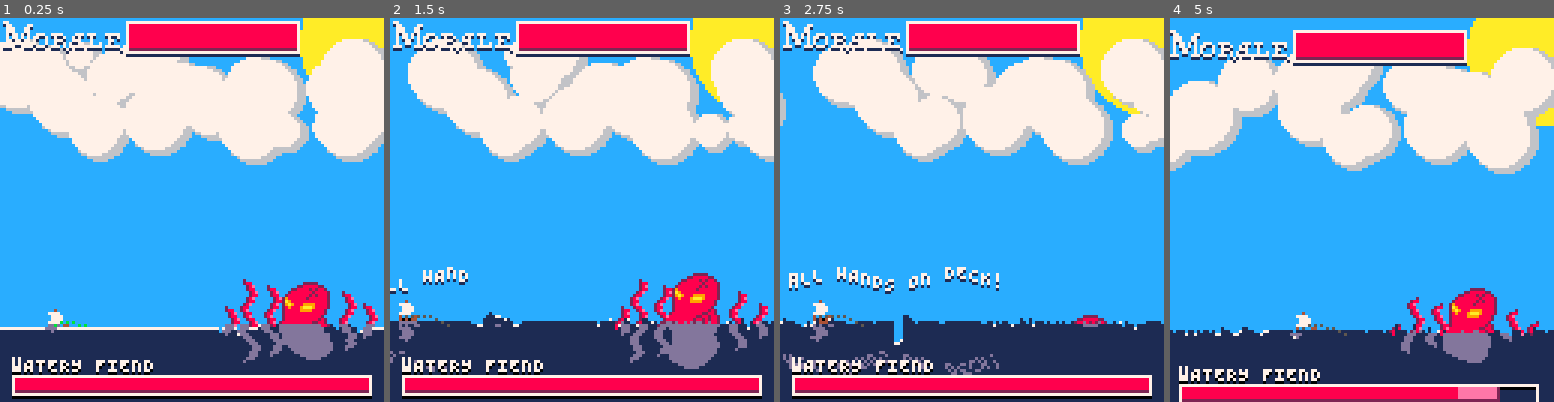
Above: before the commit, frames 1-4 (left to right).
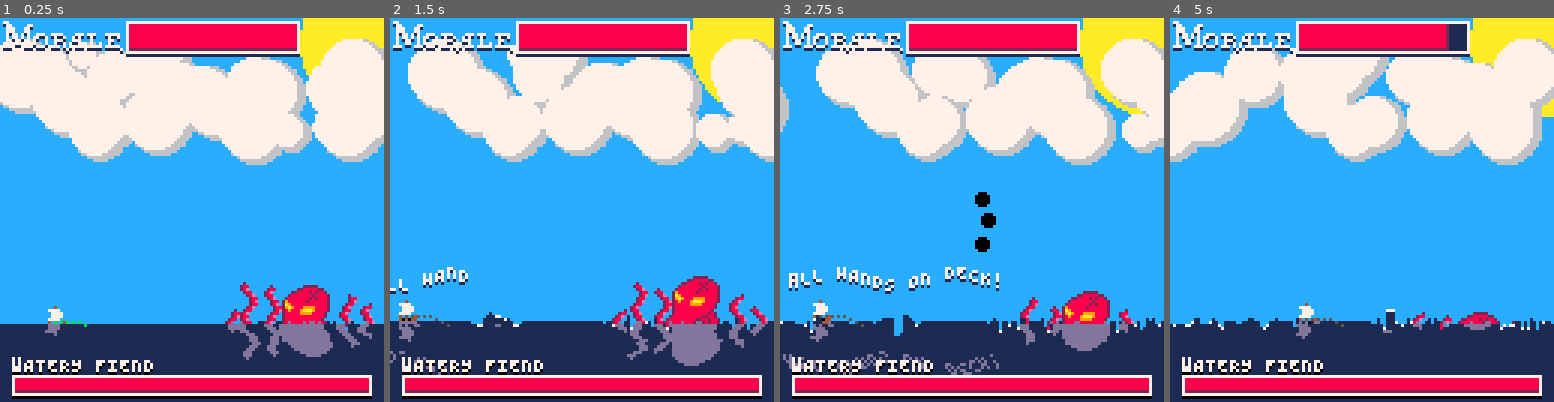
Above: after the commit, the same moments.

Repository: GibletsofJesus/Pico-Pirates
Game: PICO-8 cartridge pico_pirates.p8
Two runs of this game, one before a commit and one after it. Both use one fixed random seed, a clock stepped at 60 frames per second and the inputs below.
Inputs:
- Up to frame 1 (0.25 s): no input
- Up to frame 2 (1.5 s): tap X (X key) at 0.33, 1.07 s; tap O (Z key) at 0.7 s
- Up to frame 3 (2.75 s): hold Right 1.6-2.1 s; tap O (Z key) at 1.7, 2.1, 2.5 s; tap X (X key) at 1.85 s; hold Up 2.15-2.42 s; hold Right from 2.47 s (still down)
- Up to frame 4 (5 s): tap O (Z key) every 0.4 s from 2.9 to 4.9 s; tap X (X key) at 2.97, 4.08 s; release Right at 3.03 s; hold Left 3.08-3.58 s; hold Down 3.63-3.97 s; hold Right 4.02-4.68 s; hold Up from 4.73 s (still down)

The runs differ from the first frame. In frame 1, 4.2% of the frame differs, in the area x 0-100%, y 6-90%; in frame 2, 3.6%; in frame 3, 3.9%; in frame 4, 23%, in the area x 0-100%, y 0-100%.

Commit message:
optimisations of yesterdays work (-55 tokens)

Diff:
--- a/pico_pirates.p8
+++ b/pico_pirates.p8
@@ -1,13 +1,13 @@
 pico-8 cartridge // http://www.pico-8.com
 version 16
 __lua__
---Current cart stats (17/2/18)
--- Token count 7909 / 8192
---	remaining tokens:	 283
+--Current cart stats (26/2/18)
+-- Token count 7854 / 8192
+--	remaining tokens:	 338
 -- 21 func ___name instances = 63 tokens that acn be reallocated
 
-state,nextState,st_t=3,3,5
---0 splash screen
+state,nextState,st_t=3,1,5
+--0 splash screengd
 --1 top down exploration
 --2 screen transition
 --3 side view combat
@@ -175,8 +175,8 @@
 				--smooth wind vectors for cells
 				for _x=1,#cells do
 					for _y=1,#cells[_x] do
-						local xs=stringToArray"1,-1,0,0"
-						local ys=stringToArray"0,0,1,-1"
+						local xs=stringToArray"1,-1,0,0,★"
+						local ys=stringToArray"0,0,1,-1,★"
 						local self=cells[_x][_y]
 						for i=1,#xs do
 							local adjCell=cells[mid(1,flr(_x+xs[i]),#cells-1)][mid(1,flr(_y+ys[i]),#cells[_x]-1)]
@@ -193,7 +193,7 @@
 		--exit state condition
 		if st_t>1 then
 			state=nextState
-			if (nextState==3)	comb_init()
+			if (nextState==3)	comb_init(rnd"1")--change me!
 			if (nextState==4)	init_island_chest_view()
 			once=false
 		end
@@ -236,7 +236,7 @@
 	 	 if (t()-victory_time > 3) state=2 st_t=0 nextState =1
 	  elseif morale>0 then
 	 	 cannonLines(2+comb_boat.x,5+comb_boat.y,comb_boat)
- 	 	 if (enemy.tentacles==null) cannonLines(2+enemy.x,5+enemy.y,enemy)
+ 	 	 if (tentacles==null) cannonLines(2+enemy.x,5+enemy.y,enemy)
 	 	 drawEnemyHP()
 	 	end
 		draw_morale_bar()
@@ -555,7 +555,7 @@
 			if (rnd"1">.5) wy*=0xffff
 
 			local _type=""
-			if rnd"1">0 then
+			if rnd"1">.925 then
 				 _type="island"
 			elseif rnd"1">.7 then
 				 _type="enemy"
@@ -1255,11 +1255,11 @@
 				if (b.firecd==0 and abs(b.aim-target)<0.1 and b.flipx) comb_boat_fire_projectile(b)
 			end
 
-			if b.flashing<=0 then
+			if b.flashing<=0 and enemy!=null then
 				if b.isPlayer then
 					if (aabbOverlap(b,enemy)) hit(b,rrnd(12,17)) sfx(13)
 				end
-				for t in all(enemy.tentacles) do
+				for t in all(tentacles) do
 					if (aabbOverlap(b,t)) hit(b,rrnd(12,17)) sfx(13)
 				end
 			end
@@ -1273,7 +1273,7 @@
 						sfx(29,0)
 						sfx(30,1)
 						music(2)
-						victory_time=t()+0.01
+						victory_time=time()+0.01
 						b.update=function()end
 					end
 				end
@@ -1389,12 +1389,12 @@
 			end
 		end
 
-		if p.owner.isPlayer then
-			for t in all(enemy.tentacles) do --tentacle collision
+		if p.owner.isPlayer and enemy!=null then
+			for t in all(tentacles) do --tentacle collision
 				if aabbOverlap(t,p) then
 					del(comb_objs,p)
 					del(projectiles,p)
-					hit(enemy,rrnd(8,14))
+					hit(enemy,rrnd(6,11))
 					sfx(10)
 					sfx(11)
 				end
@@ -1417,7 +1417,7 @@
 		end
 	end,
 	draw=function(p)
-		if p.owner.tentacles==null then
+		if p.owner.steps==null then
 			_pset(p.x2,p.y2,7)
 			_pset((p.x1+p.x2)/2,(p.y1+p.y2)/2,10)
 			_pset(p.x1,p.y1,9)
@@ -1438,14 +1438,6 @@
 
 function ______octopus()
 end
-
--- octopus in various states
--- 	idle, current implementation
--- 	tentacle attack, duck below surface
---  	and tentacles come up and hit player
---	projectile attack, octopus head ducks
--- 		below surface, comes up a moment later
---		and fires a rock or some shit (mb ink)
 
 enemyHpTimer=0
 enemyPrevHp=100
@@ -1474,25 +1466,10 @@
 	_rect(4,119,123,125,7)
 end
 
-function init_tentacles(b)
-	local tentacles={
-		{x=119,y=96},
-		{x=112,y=92},
-		{x=87,y=90},
-		{x=79,y=88},
-		{x=73,y=97}
-	}
-	for t in all(tentacles) do
-		t.o,t.w,t.h=rnd"1f",5,24
-		if (b)t.y+=16
-	end
-	return tentacles
-end
-
+enemyTimer=0
 --octodude--
 function newOctopus()
 	local enemy={
-		tentacles=init_tentacles(false),
 		hp=100,
 		x=88,y=88,w=24,h=72,
 		flashing=0,
@@ -1502,67 +1479,66 @@
 		{
 			function(o) --sink below surface
 				o.y+=.5
-				for t in all(o.tentacles) do
+				for t in all(tentacles) do
 					t.y+=.5
 				end
-				if o.y>104 then
+				if o.y>108 then
 					if o.hp>0 then
+						enemyTimer=0
 						if rnd"1">.5 then
 							o.stepIndex=3
 						else
-							o.stepIndex,o.timer=5,0
+							o.stepIndex=5
 						end
 					else
 						victory=true
 						sfx(29,0)
 						sfx(30,1)
 						music(2)
-						victory_time=t()+0.01
-						del(comb_objs,enemy)
+						victory_time=time()
+						victory_time+=0.01
+						del(comb_objs,o)
 						enemy=null
 					end
 				end
 			end,
 			function(o) --rise above surface
 				o.y-=.5
-				for t in all(o.tentacles) do
+				for t in all(tentacles) do
 					t.y-=.5
 				end
 				if o.y<88 then
-					o.stepIndex,o.timer=4,0
+					o.stepIndex,enemyTimer=4,0
 				end
 			end,
 			function(o)
 				local target=(abs(comb_boat.x-o.x)-4)/80
 				local ta={-rnd".2",0,rnd".2"}
 				for i=1,3 do
-					fireProjectile(o.x,o.y,true,2,ta[i],target+ta[i],o)
+					fireProjectile(o.x,o.y-8,true,2,ta[i],target+ta[i],o)
 				end
 				o.stepIndex=2--shoot at player
 			end,
 			function(o)--idle, exit after 5 seconds
-				if (o.timer>3) o.stepIndex=1 o.timer=0
+				if (enemyTimer>3) o.stepIndex=1 enemyTimer=0
 			end,
 			function(o)--attack with tentacles
-				for i=1,#o.tentacles do
-					local noodle = o.tentacles[i]
-					if  noodle.x==init_tentacles(true)[i].x then
-						noodle.x = comb_boat.x
-					elseif o.timer>i and o.timer-i<1 then
-						noodle.y-=2
-					else
-						noodle.y+=1
-						if i==#o.tentacles and noodle.y>105 and o.timer>3 then
-							o.tentacles=init_tentacles(true)
-							o.timer=0
-							o.stepIndex=2
-						end
+				local noodle = tentacles[1]
+				if (noodle.x==119) noodle.x,noodle.y=comb_boat.x,105
+				if enemyTimer < 1.5  and enemyTimer>1 then
+					noodle.y-=1
+				elseif enemyTimer>1 then
+					noodle.y+=.5
+					if noodle.y > 103 then
+						noodle.x,noodle.y=119,114
+						enemyTimer=0
+						o.stepIndex=2
 					end
 				end
 			end,
 		},
 		update=function(o)
-			o.timer+=0.03
+			enemyTimer+=0.03
 			o.y+=cos(t())*.25
 			if (o.hp<=0) o.stepIndex=1
 			o.steps[o.stepIndex](o)
@@ -1575,7 +1551,7 @@
 				if (o.hp>0) wpts[flr(i+16)]+=rnd(.25)
 			end
 		 	--draw tentacles
-		 	for t in all(o.tentacles) do
+		 	for t in all(tentacles) do
 				for y=0,24 do
 					local _x=t.x+2+(1.5*sin(time()+t.o+y*.1))
 					local _y=t.y+cos(time()+t.o*2)
@@ -1586,6 +1562,12 @@
 			pal()
 		 end
 	}
+	local xs=stringToArray"119,112,87,79,73,★"
+	local ys=stringToArray"96,92,90,88,97,★"
+	tentacles={}
+	for i=1,5 do
+		add(tentacles,{x=xs[i],y=ys[i],o=rnd"1",w=5,h=24})
+	end
 	return enemy
 end
 
